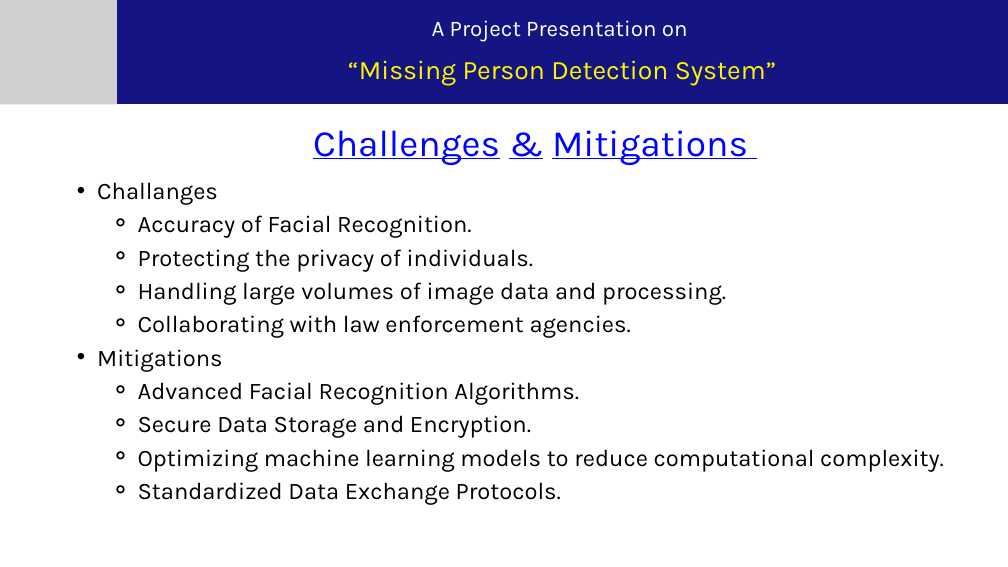
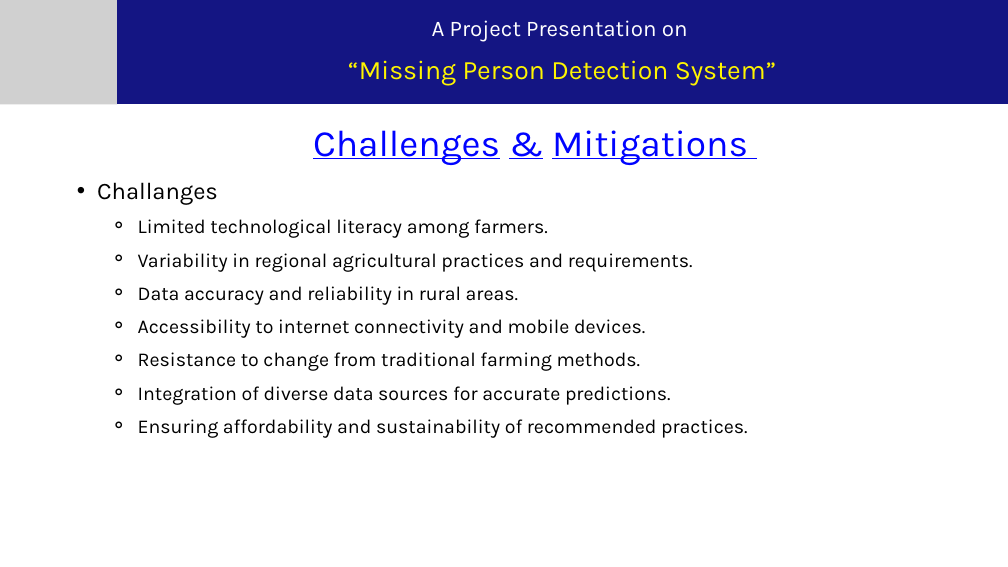
Before and after one commit to thegeek36/Missing-Person-Detection-System, a slide deck: slide 13 of Documentation/7th Semester Project Presentation.pptx (slide 11 before the commit). Drawn at 1008x567 pixels with LibreOffice and Linux fonts; fonts in the diff are those of the drawing; grey boxes stand for pictures. Boxes give left, top, right and bottom in pixels: in the first picture for what was removed or moved away, otherwise in the second. Text is boxed around its words. In the diff, an @@ line names an element or a change of style, - is before the commit and + after.

```diff
--- a/Documentation/7th Semester Project Presentation.pptx
+++ b/Documentation/7th Semester Project Presentation.pptx
@@ text at box(138, 219, 747, 438): text changed; size 34 to 28 pt @@
-    ⚬ Accuracy of Facial Recognition.
-    ⚬ Protecting the privacy of individuals.
-    ⚬ Handling large volumes of image data and processing.
-    ⚬ Collaborating with law enforcement agencies.
-  • Mitigations
-    ⚬ Advanced Facial Recognition Algorithms.
-    ⚬ Secure Data Storage and Encryption.
-    ⚬ Optimizing machine learning models to reduce computational complexity.
-    ⚬ Standardized Data Exchange Protocols.
+    ⚬ Limited technological literacy among farmers.
+    ⚬ Variability in regional agricultural practices and requirements.
+    ⚬ Data accuracy and reliability in rural areas.
+    ⚬ Accessibility to internet connectivity and mobile devices.
+    ⚬ Resistance to change from traditional farming methods.
+    ⚬ Integration of diverse data sources for accurate predictions.
+    ⚬ Ensuring affordability and sustainability of recommended practices.
```
Also in this commit, not shown: 9 other slides changed, 3 slides added, 14 other files.
